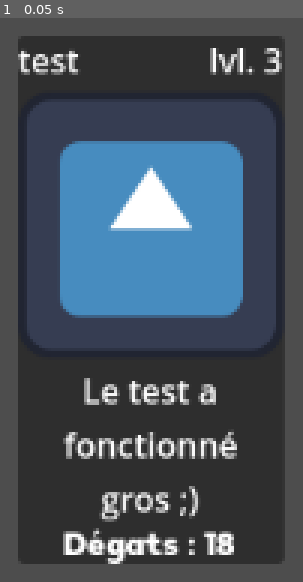
Above: before the commit, frame 1.
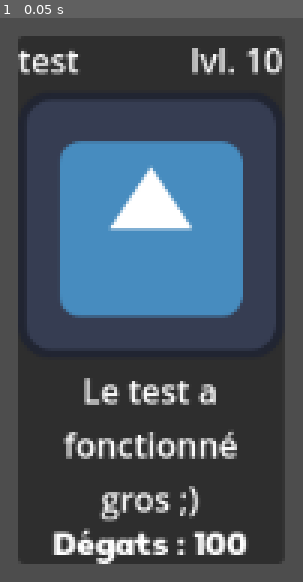
Above: after the commit, the same moment.

Repository: Bebel9445/audit_inc
Game: Godot game, scene res://Scenes/test.tscn
Two runs of this game, one before a commit and one after it. Both use one fixed random seed, a clock stepped at 60 frames per second and the inputs below. This scene is started directly instead of the project's main scene. The engine's default icon, where the game draws it, is replaced by a stand-in: a white triangle on a blue panel in a dark square.
Inputs:
- Up to frame 1 (0.05 s): no input

The runs differ from the first frame. In frame 1, 2.8% of the frame differs, in the area x 17-94%, y 5-97%.

Commit message:
Ajout de changements dynamique des textes des labels pour les cartes dans la classe

Diff:
--- a/Scripts/cartesCombat.gd
+++ b/Scripts/cartesCombat.gd
@@ -6,8 +6,6 @@
 
 func _init(nom: String, niveau: int, texte: String, degats: int, image: Texture2D):
 	name = nom
-	anchor_right = 1
-	anchor_bottom = 1
 	size_flags_horizontal = Control.SIZE_SHRINK_CENTER
 	size_flags_vertical = Control.SIZE_SHRINK_CENTER
 	add_theme_constant_override("margin_left", 10)
@@ -58,7 +56,7 @@
 
 	labelState = Label.new()
 	labelState.text = "Dégats : " + str(degats)
-	var font = load("res://Fonts/Figerona-VF.ttf")
+	var font = load("res://Fonts/Figerona-VF.ttf")	# Pour mettre en gras
 	labelState.add_theme_font_override("font", font)
 	labelState.autowrap_mode = TextServer.AUTOWRAP_WORD
 	labelState.size_flags_horizontal = Control.SIZE_EXPAND_FILL
--- a/Scripts/classeCartesCombat.gd
+++ b/Scripts/classeCartesCombat.gd
@@ -12,9 +12,8 @@
 func _init(carte_instance: ObjetCarteCombat, cout_valeur: int, niveau: int, degat: int):
 	_carte = carte_instance
 	_cout = cout_valeur
-	_niveau_carte = niveau
 	_degat = degat
-	self.augmenter_degat(_niveau_carte)
+	self.setNiveau(niveau)
 
 # --- Méthodes ---
 func getCout() -> int:
@@ -29,7 +28,7 @@
 func setNiveau(niveau: int):
 	_niveau_carte = niveau
 	self.augmenter_degat(_niveau_carte)
-	_carte.labelNiveau.text = str(_niveau_carte)
+	_carte.labelNiveau.text = "lvl. " + str(_niveau_carte)
 
 func augmenter_degat(multiplicateur: int):
 	_degat *= multiplicateur
--- a/Scripts/testScene.gd
+++ b/Scripts/testScene.gd
@@ -3,10 +3,8 @@
 
 func _ready():
 	var img = load("res://icon.svg")
-	var carte = ObjetCarteCombat.new("test", 3, "Le test a fonctionné gros ;)", 999,img)
+	var carte = ObjetCarteCombat.new("test", 0, "Le test a fonctionné gros ;)", 0, img)
 	add_child(carte)
 
-	var info = CarteDeCombat.new(carte, 3, 2, 9)
+	var info = CarteDeCombat.new(carte, 3, 10, 10)
 	print(info.getNiveau())
-	print(info.getDegat())
-	print(info.getCout())
